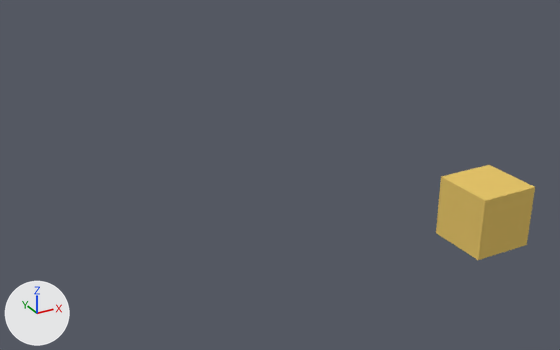
The Blender file votex_pad.blend: old version first, new version second.
The view is the same before and after, from a camera (50 mm lens) standing at (-15.89, -18.7, 15.1) and looking at (-3.17, 4.42, 3.54). Arrows for +X, +Y and +Z are at lower left; the lights stay in place. The same objects are shown in both versions, whatever each file hides.

In view in the first picture: 'orig'.
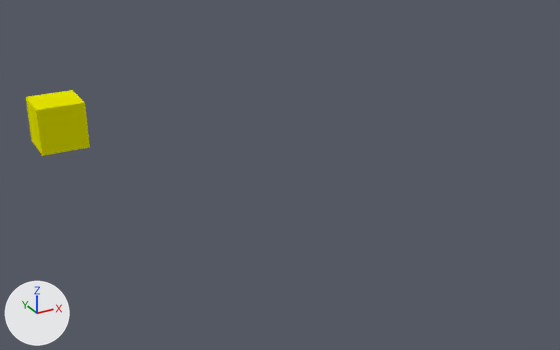
Where the change shows, as pixel boxes [x1, y1, x2, y2] in the pictures (560 x 350 px):
'orig', recoloured, reshaped, moved (35% narrower, 30% shorter)
    before: [436, 165, 535, 260]
    after: [26, 90, 90, 156]

The change, as a list of edits to the scene's bpy script:
```text
Add mat_material_006:
    mat_material_006 = diffuse_material('Material.006')
    mat_material_006.base_color = (0.8, 0.794, 0.0)  # yellow #e7e600
Add me_cube_009:
    me_cube_009.from_pydata(...)  # a box spanning x -1.0..1.0, y -1.0..1.0, z -1.0..1.0
    me_cube_009.materials.append(mat_material_006)  # yellow #e7e600
Change ob_orig:
    ob_orig: bpy.data.objects.new('orig', me_cube_002) -> bpy.data.objects.new('orig', me_cube_009)
    ob_orig.location: (0.3, -2.57, 4.27) -> (-9.11, 13.29, 3.85)
```
